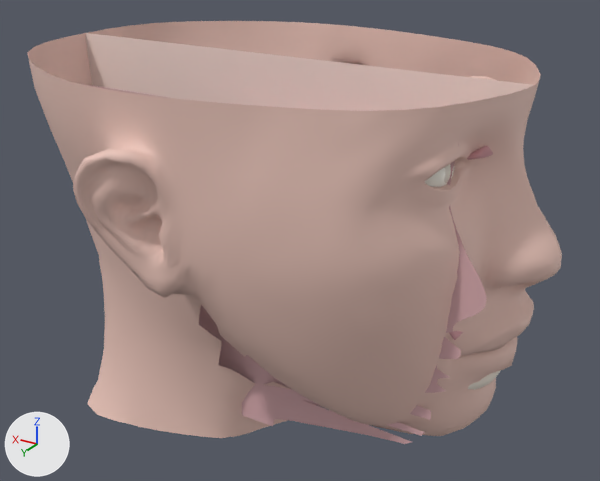
Renders of the glTF model tools/boca3d_demo/cara.glb from each side of a commit.
One viewpoint serves both versions: a 50 mm camera at (-6.03, 11.48, 6.56) aimed at (0.92, -0.09, 0.77). The axes (+X, +Y, +Z) are drawn at lower left. The lights are the same throughout. The first picture is the older version. Vertices at exactly the same position are counted once.

The older version as bpy lines, for what is in view:
```python
me_cabeza_lejana = bpy.data.meshes.new('cabeza_lejana')
me_cabeza_lejana.from_pydata(...)  # 1971 vertices, 3676 faces; spans x -3.61..5.51, y 0.0..3.87, z -2.55..4.0
me_cabeza_lejana.materials.append(mat_piel)  # beige #ecc7bc
me_corte_craneo = bpy.data.meshes.new('corte_craneo')
me_corte_craneo.from_pydata(...)  # 86 vertices, 84 faces; spans x -2.93..5.51, y 0.01, z -2.55..4.0
me_corte_craneo.materials.append(mat_corte)  # pale pink #f7dfd7
me_pared_lejana = bpy.data.meshes.new('pared_lejana')
me_pared_lejana.from_pydata(...)  # 134 vertices, 132 faces; spans x -2.97..4.78, y 1.4, z -2.12..3.44
me_pared_lejana.materials.append(mat_pared)  # pink #daadb1
ob_cabeza_lejana = bpy.data.objects.new('cabeza_lejana', me_cabeza_lejana)
ob_cabeza_lejana.location = (0.0, 0.0, 0.0)
ob_corte_craneo = bpy.data.objects.new('corte_craneo', me_corte_craneo)
ob_corte_craneo.location = (0.0, 0.0, 0.0)
ob_pared_lejana = bpy.data.objects.new('pared_lejana', me_pared_lejana)
ob_pared_lejana.location = (0.0, 0.0, 0.0)
# also in view: 'cabeza_cercana' at (0.95, -1.93, 0.73)
```
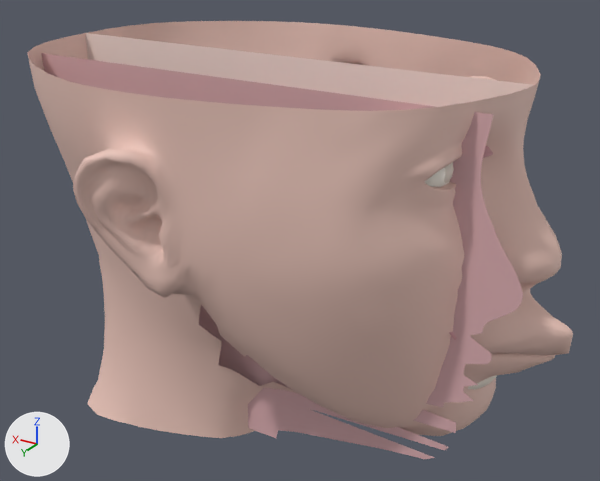
The newer file adds a shape key; the second version is drawn at full value of the shape key 'fruncir' of 'cabeza_lejana', and the change is written as the vertex moves it makes.

The change in detail:
me_cabeza_lejana is used by ob_cabeza_lejana; location (0.0, 0.0, 0.0).
me_cabeza_lejana had 1971 vertices, 3676 faces and spanned x -3.61..5.51, y 0.0..3.87, z -2.55..4.0.
me_cabeza_lejana now has 1971 vertices, 3676 faces and spans x -3.92..5.51, y 0.0..3.87, z -2.55..4.0.
me_cabeza_lejana part 1: 245 of 1971 vertices moved; they spanned x -3.27..-2.32, y 0.0..1.24, z -0.61..1.03 and now span x -3.92..-2.34, y 0.0..1.23, z -0.61..1.03; mean shift (-0.26, -0.06, 0.0); largest move (-3.15, 0.0, 0.15) -> (-3.9, 0.0, 0.02).
me_pared_lejana is used by ob_pared_lejana; location (0.0, 0.0, 0.0).
me_pared_lejana had 134 vertices, 132 faces and spanned x -2.97..4.78, y 1.4, z -2.12..3.44.
me_pared_lejana now has 134 vertices, 132 faces and spans x -3.44..5.32, y 1.3, z -2.44..3.85.
me_pared_lejana part 2: the whole mesh is scaled about its middle by (1.13, 1, 1.13), then moved by (0.04, -0.1, 0.05).

Boxes (x1, y1, x2, y2) around the edits, measured in the pictures (600 x 481 px; the box of a moved part takes in the faces that stretch with it):
'cabeza_lejana', reshaped: before (27, 33, 562, 438); after (27, 33, 573, 438)
'pared_lejana', rescaled (18% wider, 12% taller): before (77, 83, 486, 444); after (42, 53, 523, 459)
part 1 of me_cabeza_lejana, moved or reshaped: before (444, 279, 547, 385); after (444, 279, 573, 383)
